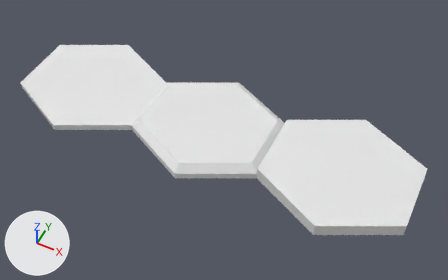
Before and after pictures for a commit that changed the FBX model Assets/FBX/assets.fbx.
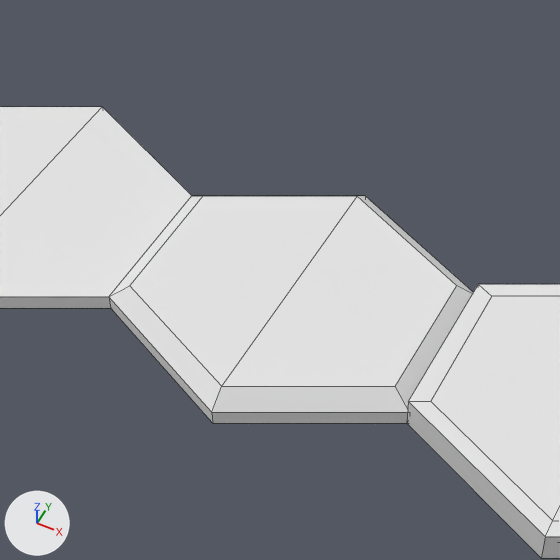
Each version is shown whole from a 50 mm lens placed at (4.93, -5.38, 6.52), pointed at (2.31, -0.13, -0.03), then close up on the part from 19% to 72% of the width and 0% to 84% of the height. The axes (+X, +Y, +Z) are drawn at lower left. The lights are the same throughout. The last two pictures show the newer version. The close-ups show mesh edges as thin lines. Where no turn or scale is listed for an object, it has been applied to the vertices.

The older version as bpy lines, for what is in view:
```python
me_hexflat = bpy.data.meshes.new('HexFlat')
me_hexflat.from_pydata(...)  # 12 vertices, 8 faces; spans x -1.0..1.0, y -1.0..1.0, z -0.1..0.0
me_hexhighlight = bpy.data.meshes.new('HexHighlight')
me_hexhighlight.from_pydata(...)  # 30 vertices, 20 faces; spans x -1.01..1.01, y -1.01..1.01, z -0.1..0.1
# faces by material slot: [18, 2]
me_hexhighlight.materials.append(mat_material)  # white #e7e7e7
me_hexhighlight.materials.append(mat_material2)  # white #e7e7e7
me_hexland = bpy.data.meshes.new('HexLand')
me_hexland.from_pydata(...)  # 18 vertices, 14 faces; spans x -1.0..1.0, y -1.0..1.0, z -0.1..0.1
ob_hexflat = bpy.data.objects.new('HexFlat', me_hexflat)
ob_hexflat.location = (0.0, 0.0, 0.0)
ob_hexhighlight = bpy.data.objects.new('HexHighlight', me_hexhighlight)
ob_hexhighlight.location = (4.0, 0.0, 0.0)
ob_hexland = bpy.data.objects.new('HexLand', me_hexland)
ob_hexland.location = (2.0, 0.0, 0.0)
```
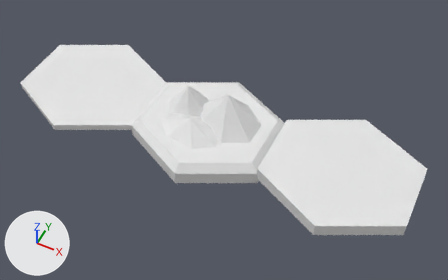
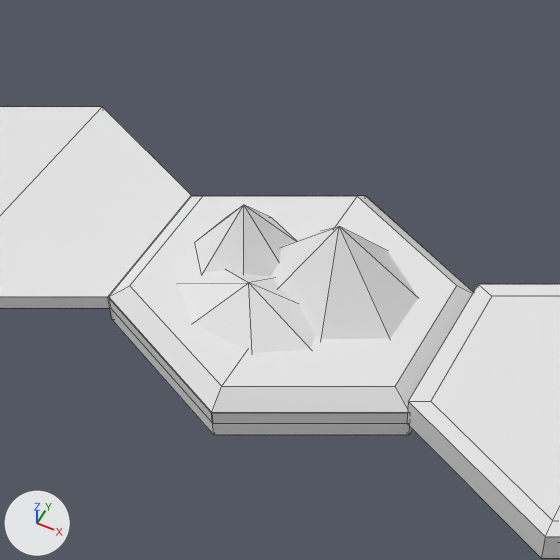
What the commit changed:
Mesh me_hexcover is new.
It has 266 vertices, 258 faces and spans x -1.0..1.0, y -1.0..1.0, z -0.21..0.0.
Faces by material slot: [256, 2].
It uses material mat_material (white #e7e7e7).
It uses material mat_material2 (white #e7e7e7).
Mesh me_mountains is new.
It has 24 vertices, 24 faces and spans x -0.71..0.81, y -0.6..0.61, z -0.01..0.6.
Object 'HexCover' (ob_hexcover) is new; it shows me_hexcover.
Its location is (2.0, 0.0, 0.0).
Object 'Mountains' (ob_mountains) is new; it shows me_mountains.
Its location is (2.0, 0.0, 0.0).

Location of each change, [x1, y1, x2, y2] in pixels of the close-ups (560 x 560 px):
'Mountains', added
    after: [179, 205, 418, 353]
'HexCover', added (mostly hidden)
    after: [108, 195, 473, 435]
